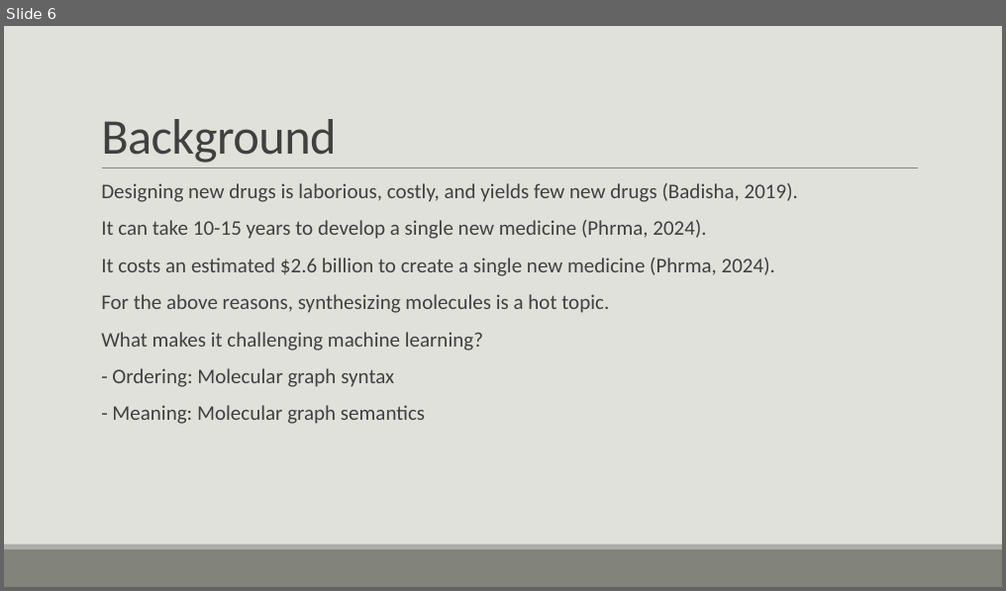
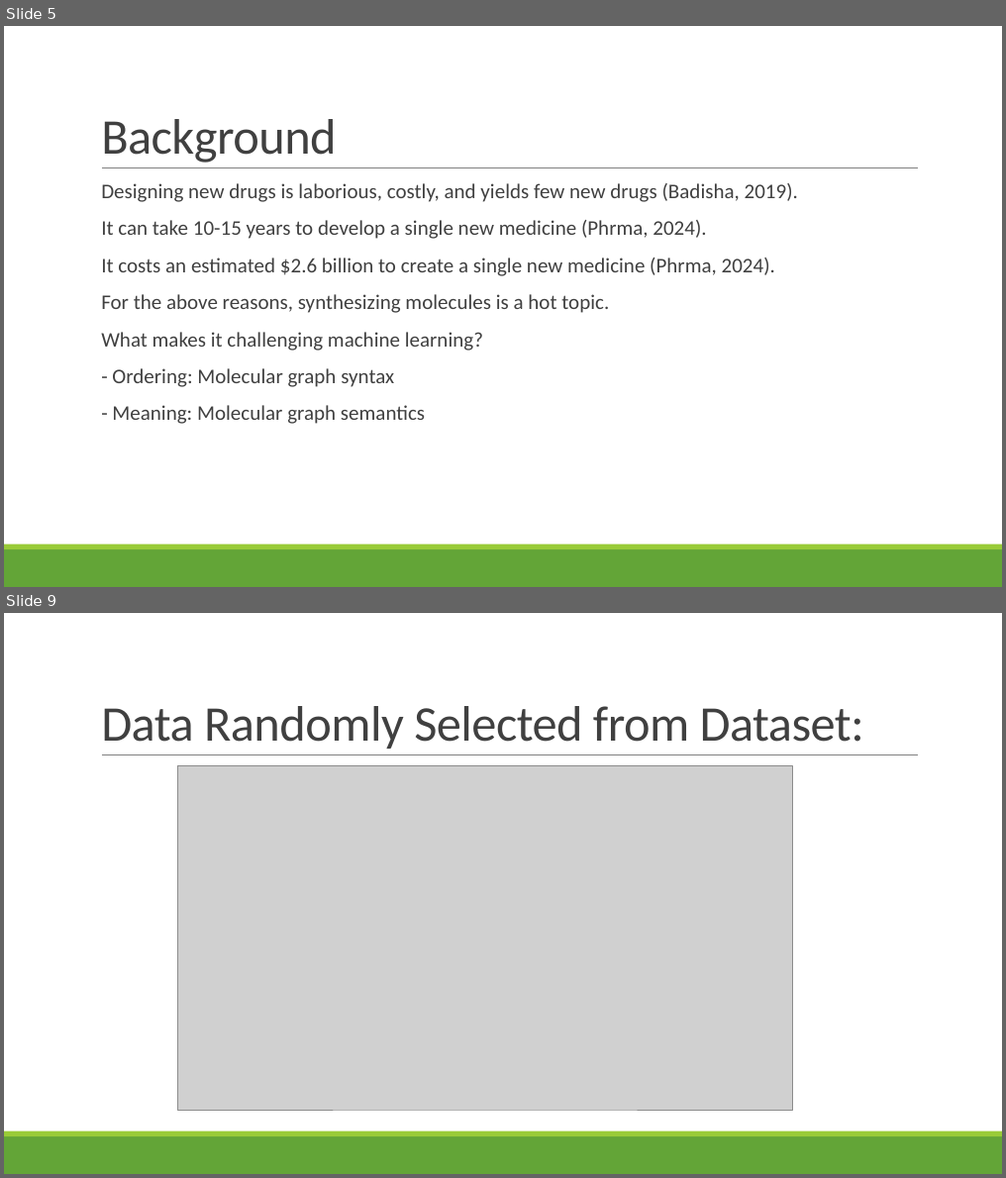
Before and after one commit to vanthony715/SMGAN, a slide deck: SMGAN.pptx. Shown one above the other, each under a label of ours: slide 6 before the commit, slides 5 and 9 after it; the slides between them are not shown. The pictures are 1006x591 and 1006x1178 pixels, drawn with LibreOffice and Linux fonts; fonts in the diff are those of the drawing; grey boxes stand for pictures. Boxes give left, top, right and bottom in pixels: in the first picture for what was removed or moved away, otherwise in the second. Text is boxed around its words. In the diff, an @@ line names an element or a change of style, - is before the commit and + after.

Commit message:
Added molecule visualizer and updated ppt

```diff
--- a/SMGAN.pptx
+++ b/SMGAN.pptx
@@ slide 9 added at (x1=4, y1=613, x2=1002, y2=1174), background #FFFFFF; not listed: 3 template elements that a slide beside it also shows @@
@@ title added at (x1=101, y1=706, x2=864, y2=749), 48 pt, text #404040 @@
+Data Randomly Selected from Dataset:
@@ picture added at (x1=177, y1=765, x2=792, y2=1110) @@
@@ what was slide 6 is now slide 5 @@
@@ slide 5 changed as well @@
@@ background #E1E1DB to #FFFFFF @@
@@ text "Designing new drugs is laborious, ..." at (x1=101, y1=183, x2=798, y2=424): bullet colour #9DBFBE to #99CB38 @@
@@ rectangle at (x1=4, y1=550, x2=1002, y2=587): fill #82847C to #63A537 @@
@@ rectangle at (x1=4, y1=545, x2=1002, y2=550): fill #ACADA8 to #99CB38 @@
```
Also in this commit, not shown: 11 other slides changed, 5 other slides added, 4 slides removed, 5 other files.
